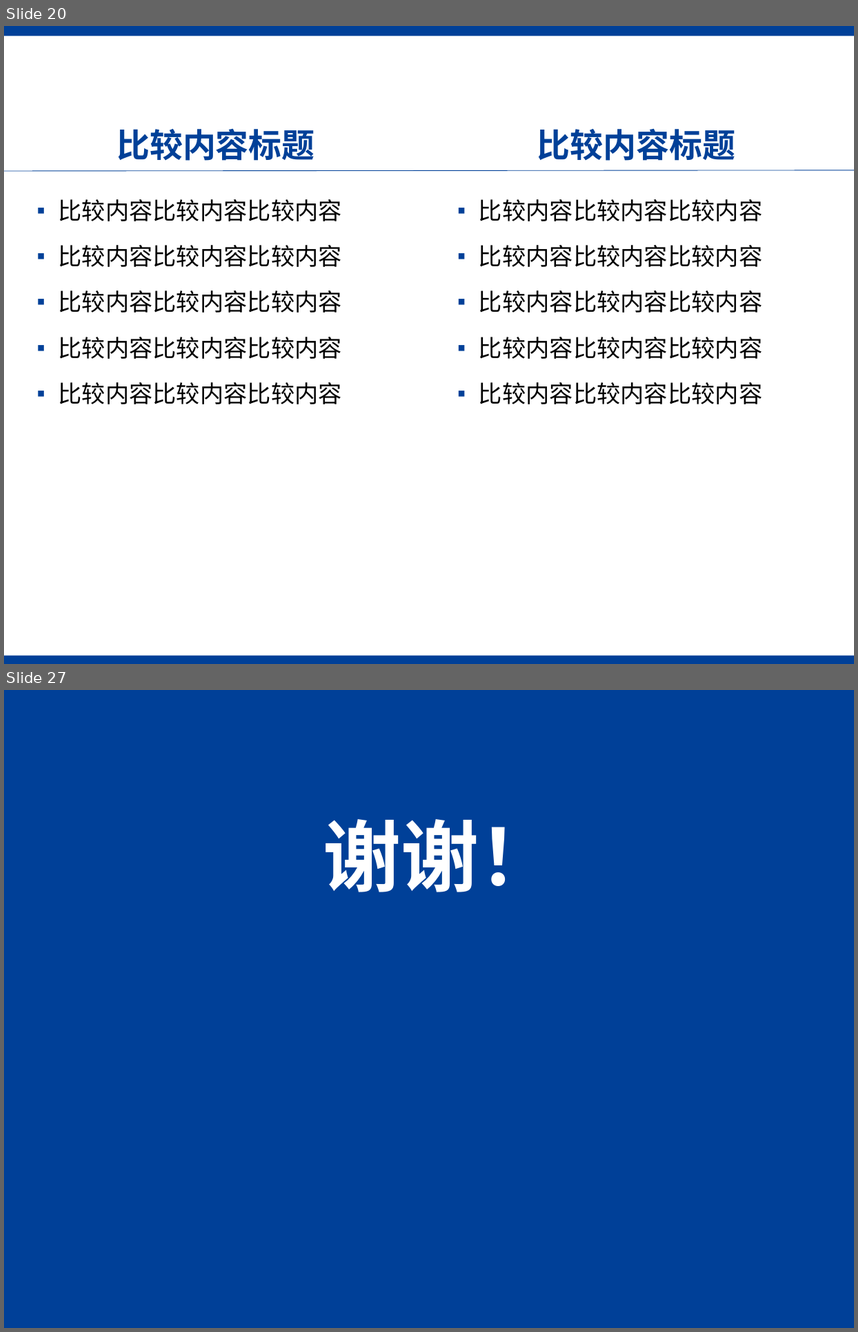
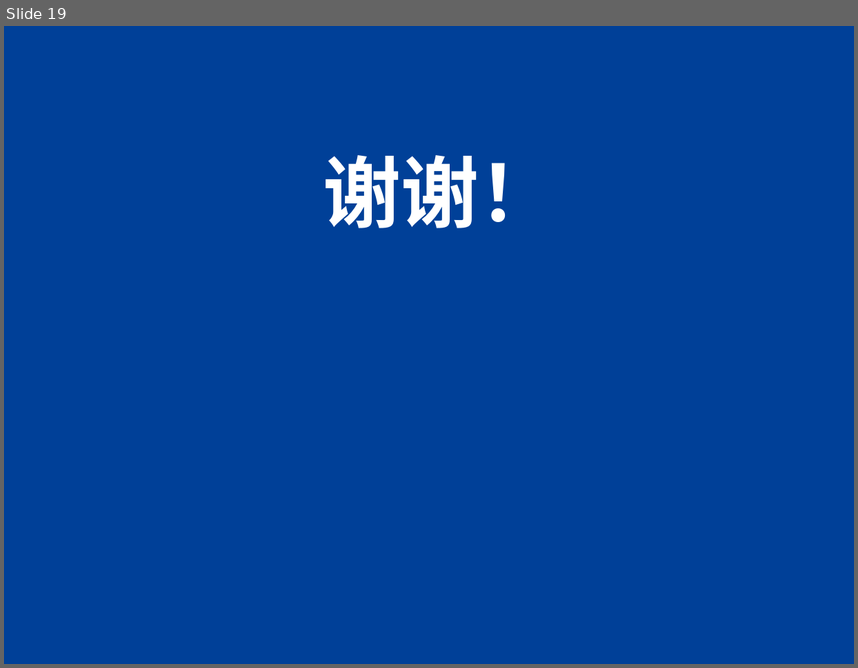
Before and after one commit to SJTU-SEP-21/SEP-21, a slide deck: TecPrototype/文档/迭代二答辩.pptx. Shown one above the other, each under a label of ours: slides 20 and 27 before the commit, slide 19 after it; the slides between them are not shown. The pictures are 858x1332 and 858x668 pixels, drawn with LibreOffice and Linux fonts; fonts in the diff are those of the drawing; background and template pictures are left out. Boxes give left, top, right and bottom in pixels: in the first picture for what was removed or moved away, otherwise in the second. Text is boxed around its words. In the diff, an @@ line names an element or a change of style, - is before the commit and + after.

```diff
--- a/TecPrototype/文档/迭代二答辩.pptx
+++ b/TecPrototype/文档/迭代二答辩.pptx
@@ slide 20 removed at (4,26,854,664), background #FFFFFF @@
@@ rectangle removed at (4,26,854,36) @@
@@ text removed at (771,55,824,81) @@
-Page .
@@ page number removed at (813,55,854,81) @@
-20
@@ title removed at (116,128,314,161) @@
-比较内容标题
@@ text removed at (537,128,735,161) @@
-比较内容标题
@@ line removed from (4, 170) to (854, 170) @@
@@ text removed at (58,199,341,404) @@
-▪ 比较内容比较内容比较内容
-▪ 比较内容比较内容比较内容
-▪ 比较内容比较内容比较内容
-▪ 比较内容比较内容比较内容
-▪ 比较内容比较内容比较内容
@@ text removed at (479,199,762,404) @@
-▪ 比较内容比较内容比较内容
-▪ 比较内容比较内容比较内容
-▪ 比较内容比较内容比较内容
-▪ 比较内容比较内容比较内容
-▪ 比较内容比较内容比较内容
@@ rectangle removed at (4,655,854,664) @@
@@ what was slide 27 is now slide 19 @@
```
Also in this commit, not shown: 8 slides changed, 9 slides added, 16 other slides removed, 10 other files.
